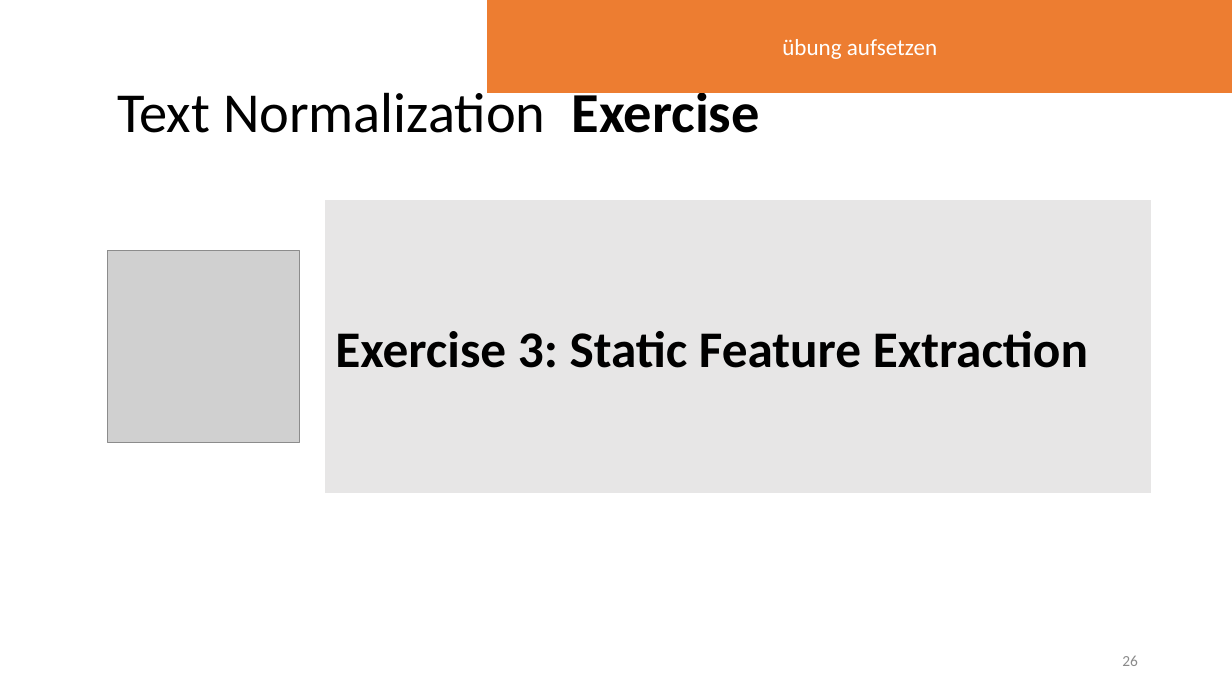
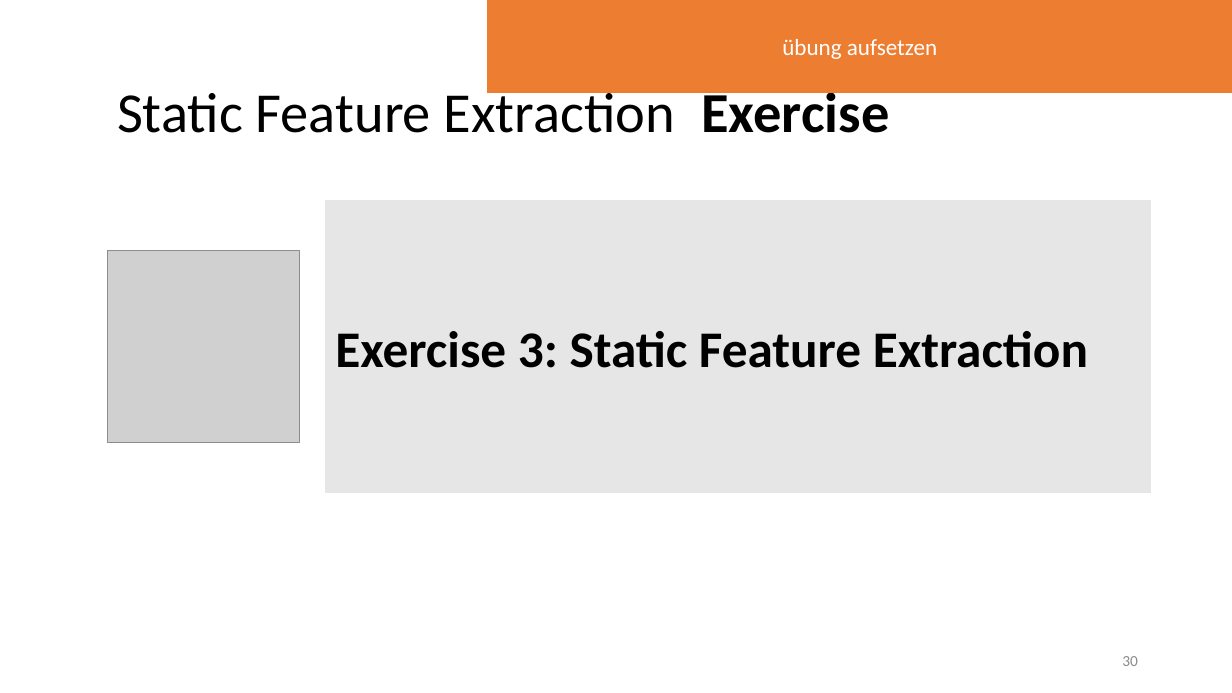
Before and after one commit to lisa-wm/consulting, a slide deck: slide 30 of 5_seminar/Contents_Part_02/slides/Präsentation_Teil2_Lisa.pptx (slide 26 before the commit). Drawn at 1232x693 pixels with LibreOffice and Linux fonts; fonts in the diff are those of the drawing; grey boxes stand for pictures. Boxes give left, top, right and bottom in pixels: in the first picture for what was removed or moved away, otherwise in the second. Text is boxed around its words. In the diff, an @@ line names an element or a change of style, - is before the commit and + after.

Commit message:
drafted demo text cleaning

```diff
--- a/5_seminar/Contents_Part_02/slides/Präsentation_Teil2_Lisa.pptx
+++ b/5_seminar/Contents_Part_02/slides/Präsentation_Teil2_Lisa.pptx
@@ title at [117, 84, 889, 133]: text changed @@
-Text Normalization Exercise
+Static Feature Extraction Exercise
@@ page number at [1122, 656, 1138, 666]: text changed @@
-26
+30
```
Also in this commit, not shown: 10 other slides changed, 4 slides added, 20 other files.
